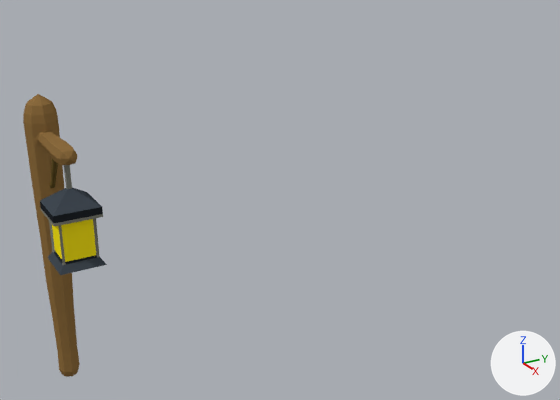
Renders of the Blender file Assets/Material/lamppost.blend from each side of a commit.
One viewpoint serves both versions: a 50 mm lens placed at (5.53, -4.91, 4.81), pointed at (-0.99, -1.07, 1.92). Lighting does not change. The marker at lower right points along +X, +Y and +Z.

The scene before the commit, as lines of its bpy script (objects in view):
```python
me_cylinder = bpy.data.meshes.new('Cylinder')
me_cylinder.from_pydata(...)  # 1923 vertices, 1909 faces; spans x -1.8..8.9, y -18.2..-14.2, z -1.7..25.8
# faces by material slot: [225, 281, 38, 284, 345, 112, 624]
me_cylinder.materials.append(mat_material_001)  # brown #9b7356
me_cylinder.materials.append(mat_lampmat)  # brown #8e6d3f
me_cylinder.materials.append(mat_lampmat2)  # brown #68552a
me_cylinder.materials.append(mat_metallamp)  # grey #808176
me_cylinder.materials.append(mat_metallamp2)  # dark blue #414952
me_cylinder.materials.append(mat_metalllammp3)  # black #23272c
me_cylinder.materials.append(mat_sheetlamp)  # yellow #ffeb1a
# before: 848 (-0.3, -15.1, 25.1) at pixel (51, 101), 849 (0.5, -15.4, 25.1) at pixel (50, 103), 850 (0.8, -16.2, 25.1) at pixel (42, 105), 851 (0.5, -16.9, 25.1) at pixel (31, 105), 852 (-0.3, -17.3, 25.1) at pixel (25, 104)
# before: 853 (-1.1, -16.9, 25.1) at pixel (27, 101), 854 (-1.4, -16.2, 25.1), 855 (-1.1, -15.4, 25.1), 913 (0.7, -15.8, 25.1) at pixel (46, 104), 929 (0.7, -16.6, 25.1) at pixel (37, 105)
# before: 1028 (0.7, -16.0, 25.1) at pixel (44, 104)
ob_cylinder = bpy.data.objects.new('Cylinder', me_cylinder)
ob_cylinder.location = (-3.008, -0.856, -0.485)
ob_cylinder.scale = (0.129, 0.129, 0.129)
```
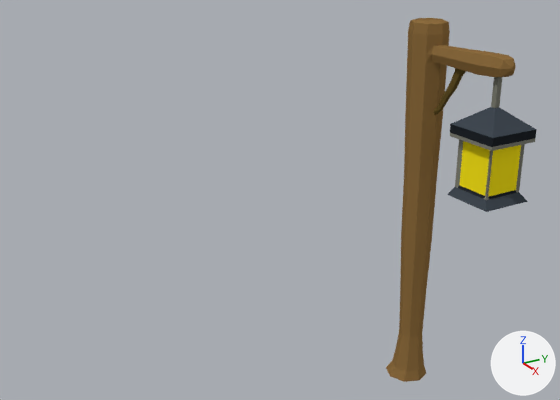
Patch to the scene script:
```diff
--- a/Assets/Material/lamppost.blend.py
+++ b/Assets/Material/lamppost.blend.py
@@ me_cylinder @@
 # used by ob_cylinder; location = (-3.008, -0.856, -0.485); scale = (0.129, 0.129, 0.129)
-me_cylinder.from_pydata(...)  # 1923 vertices, 1909 faces; spans x -1.8..8.9, y -18.2..-14.2, z -1.7..25.8
-me_cylinder.vertices[856].co = (-0.3, -16.1, 25.8)  # pixel (38, 94)
-me_cylinder.vertices[857].co = (-0.2, -16.1, 25.8)  # pixel (38, 94)
-me_cylinder.vertices[858].co = (-0.2, -16.2, 25.8)  # pixel (38, 94)
-me_cylinder.vertices[859].co = (-0.2, -16.2, 25.8)  # pixel (37, 94)
-me_cylinder.vertices[860].co = (-0.3, -16.2, 25.8)  # pixel (37, 94)
-me_cylinder.vertices[861].co = (-0.3, -16.2, 25.8)  # pixel (37, 94)
-me_cylinder.vertices[862].co = (-0.4, -16.2, 25.8)  # pixel (37, 94)
-me_cylinder.vertices[863].co = (-0.3, -16.1, 25.8)  # pixel (38, 94)
-me_cylinder.vertices[914].co = (-0.2, -16.1, 25.8)  # pixel (38, 94)
-me_cylinder.vertices[930].co = (-0.2, -16.2, 25.8)  # pixel (37, 94)
-me_cylinder.vertices[1029].co = (-0.2, -16.2, 25.8)  # pixel (38, 94)
+me_cylinder.from_pydata(...)  # 1923 vertices, 1909 faces; spans x -2.0..8.9, y -18.2..-14.2, z -5.0..24.5
+# me_cylinder part 1: 72 of 1923 vertices moved; they spanned x -1.3..1.1, y -17.4..-15.0, z -1.7..8.7 and now span x -2.0..1.4, y -17.8..-14.4, z -5.0..7.7; mean shift (0.0, 0.0, -2.2); largest move (-0.8, -16.2, -1.7) -> (-2.0, -16.1, -5.0)
+# me_cylinder part 2
+for i in [*range(848, 856), 913, 929, 1028]: me_cylinder.vertices[i].co += Vector((0.0, 0.0, -0.6))
+me_cylinder.vertices[856].co = (-0.3, -16.3, 24.5)  # pixel (428, 18)
+me_cylinder.vertices[857].co = (-0.3, -16.3, 24.5)  # pixel (428, 18)
+me_cylinder.vertices[858].co = (-0.3, -16.2, 24.5)  # pixel (428, 18)
+me_cylinder.vertices[859].co = (-0.3, -16.1, 24.5)  # pixel (429, 18)
+me_cylinder.vertices[860].co = (-0.3, -16.1, 24.5)  # pixel (430, 18)
+me_cylinder.vertices[861].co = (-0.2, -16.1, 24.5)  # pixel (430, 18)
+me_cylinder.vertices[862].co = (-0.2, -16.2, 24.5)  # pixel (430, 18)
+me_cylinder.vertices[863].co = (-0.2, -16.3, 24.5)  # pixel (429, 18)
+me_cylinder.vertices[914].co = (-0.3, -16.2, 24.5)  # pixel (428, 18)
+me_cylinder.vertices[930].co = (-0.3, -16.2, 24.5)  # pixel (429, 18)
+me_cylinder.vertices[1029].co = (-0.3, -16.2, 24.5)  # pixel (428, 18)
 me_cylinder.materials.append(mat_material_001)
@@ ob_cylinder @@
 ob_cylinder = bpy.data.objects.new('Cylinder', me_cylinder)
-ob_cylinder.location = (-3.008, -0.856, -0.485)
+ob_cylinder.location = (-0.048, 2.093, 0.641)
 ob_cylinder.scale = (0.129, 0.129, 0.129)
```

Pixel boxes [x1, y1, x2, y2] of what changed, in the pictures (560 x 400 px; the box of a moved part takes in the faces that stretch with it):
'Cylinder', reshaped, moved (79% wider, 29% taller): before [23, 94, 107, 377]; after [386, 18, 537, 382]
part 1 of me_cylinder, moved or reshaped: before [40, 237, 80, 377]; after [386, 171, 437, 382]
part 2 of me_cylinder, moved or reshaped: before [24, 94, 56, 115]; after [410, 18, 448, 24]
